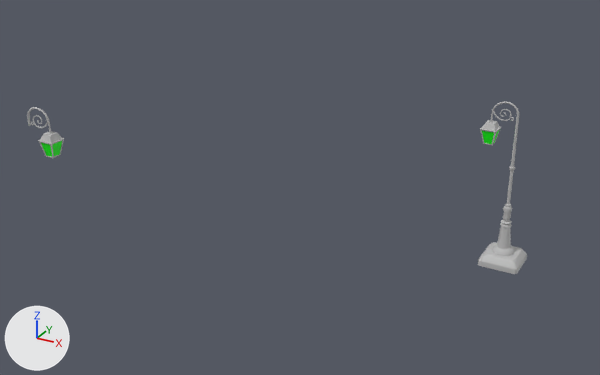
The FBX model Modelisations/Archi/SM_Lampadaire_2.fbx, before and after one commit.
Both versions are drawn from a 50 mm camera at (3.03, -14.67, 7.76) aimed at (-3.77, -2.31, 1.58). Arrows for +X, +Y and +Z are at lower left; the lights stay in place. Where no turn or scale is listed for an object, it has been applied to the vertices.
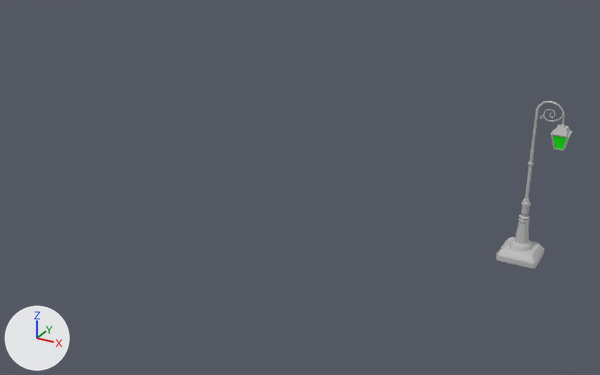
Edits to the bpy script that builds the scene:
```text
Change ob_polysurface50:
    ob_polysurface50.location: (-7.89, -4.74, 2.85) -> (-0.13, 0.0, 2.83)
Change ob_polysurface56:
    ob_polysurface56.location: (-7.51, -4.36, 0.02) -> (-7.27, -3.98, 0.02)
Remove ob_polysurface59:
    ob_polysurface59 = bpy.data.objects.new('polySurface59', me_mesh_002)
    ob_polysurface59.location = (-0.38, -0.39, 2.83)
Change ob_polysurface55:
    ob_polysurface55.location: (-7.51, -4.36, 0.02) -> (-7.27, -3.98, 0.02)
```

Location of each change, [x1, y1, x2, y2] in pixels of the pictures (600 x 375 px):
'polySurface56', moved: before [491, 123, 518, 256]; after [509, 119, 537, 251]
'polySurface55', moved: before [478, 242, 527, 274]; after [496, 237, 545, 269]
'polySurface50', moved: before [27, 107, 64, 158]; after [535, 101, 573, 151]
'polySurface59', deleted: before [480, 101, 519, 145]
    faces in mat_lambert1 (grey #bcbcbc): [480, 101, 519, 145]
    faces in mat_pasted__m_vitre (green #00ff00): [482, 130, 499, 144]
